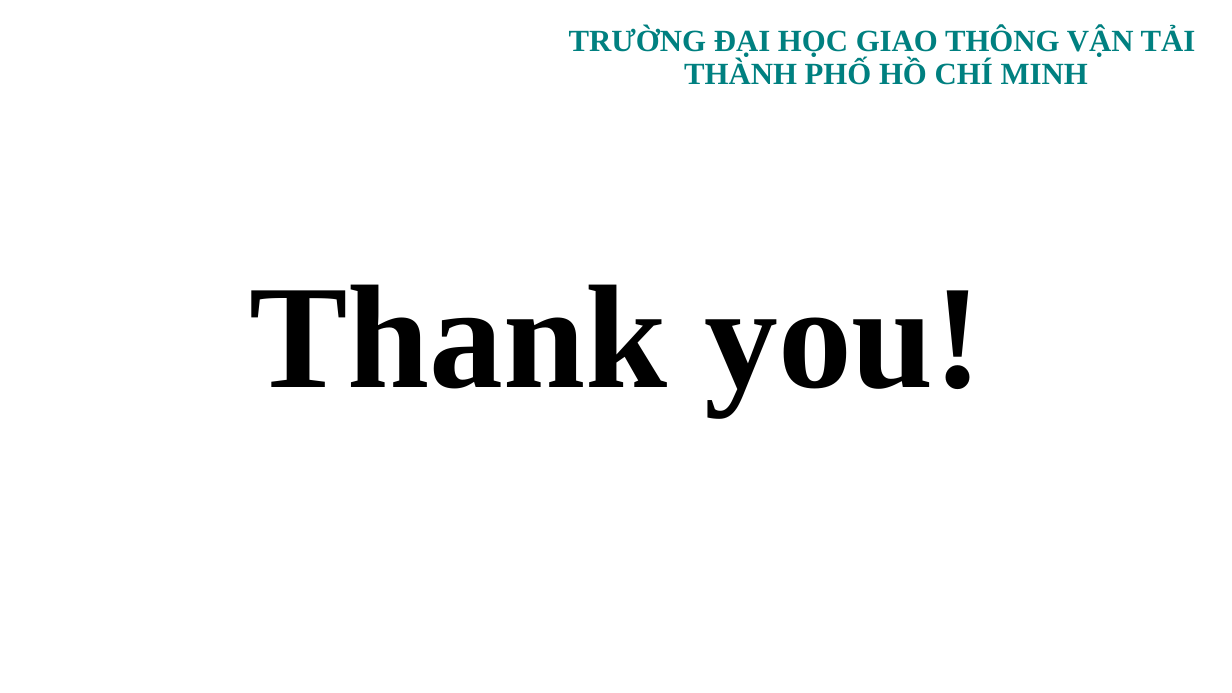
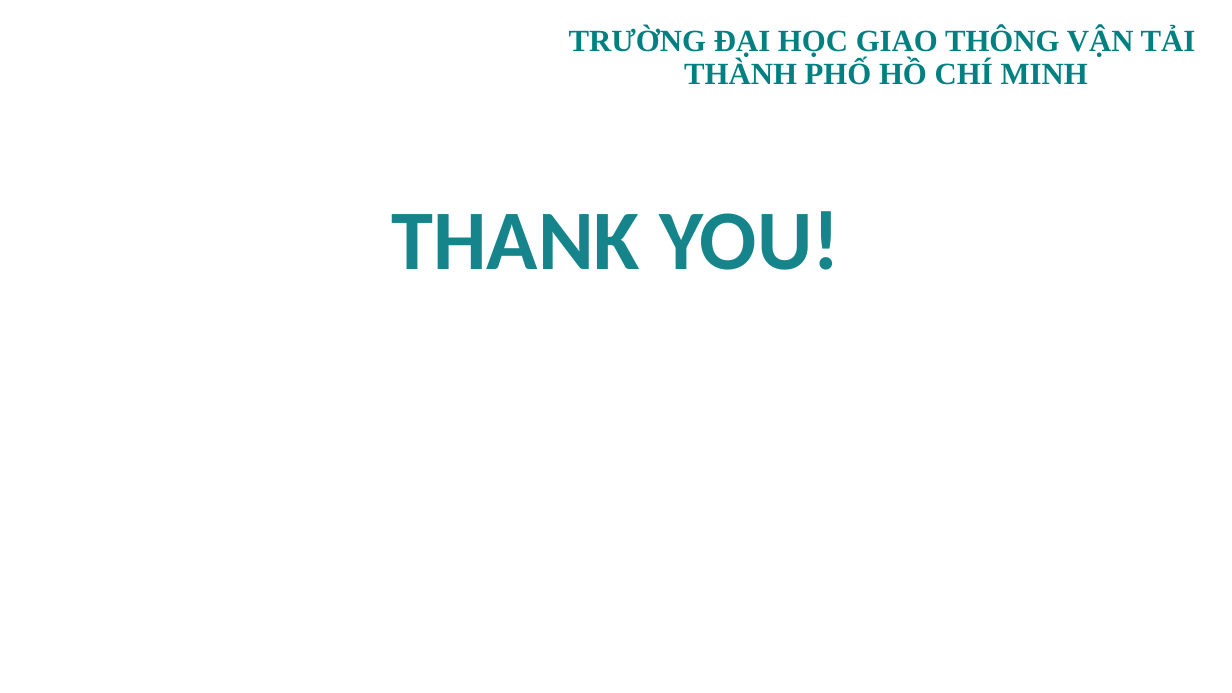
Before and after one commit to tkimngan040/OS_Group08_OS_SCH_04, a slide deck: slide 14 of PPTX/OS_SCH_04_GROUP08.pptx (slide 21 before the commit). Drawn at 1232x693 pixels with LibreOffice and Linux fonts; fonts in the diff are those of the drawing; background and template pictures are left out. Boxes give left, top, right and bottom in pixels: in the first picture for what was removed or moved away, otherwise in the second. Text is boxed around its words. In the diff, an @@ line names an element or a change of style, - is before the commit and + after.

Commit message:
update file ppt

```diff
--- a/PPTX/OS_SCH_04_GROUP08.pptx
+++ b/PPTX/OS_SCH_04_GROUP08.pptx
@@ title "THANK YOU!" at box(392, 211, 840, 270): vertical alignment top to middle @@
@@ title at box(392, 211, 840, 270): text changed; size 115 to 66 pt; font Times New Roman to Calibri; text colour #000000 to #15848B @@
-Thank you!
+THANK YOU!
```
Also in this commit, not shown: 12 slides added, 19 slides removed.
